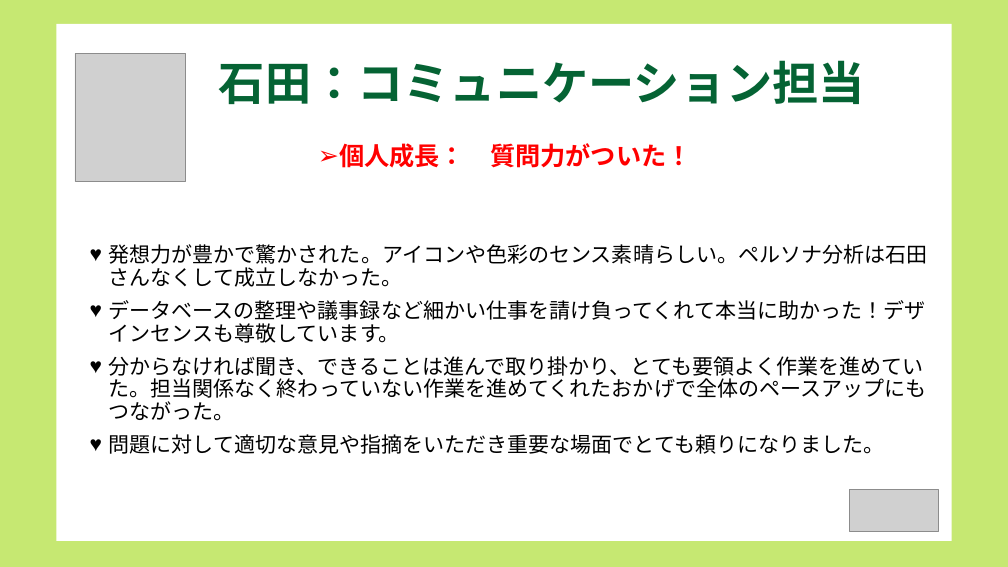
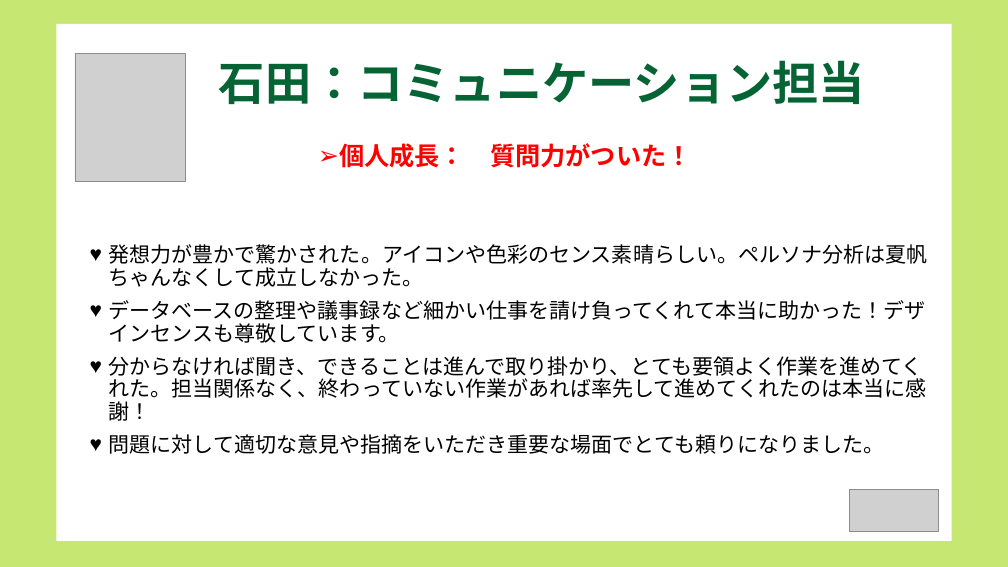
Before and after one commit to dojo2022/B-3, a slide deck: slide 15 of doc/コピー動画なし_B3炙りえんがわ_成果発表会資料.pptx. Drawn at 1008x567 pixels with LibreOffice and Linux fonts; fonts in the diff are those of the drawing; grey boxes stand for pictures. Boxes give left, top, right and bottom in pixels: in the first picture for what was removed or moved away, otherwise in the second. Text is boxed around its words. In the diff, an @@ line names an element or a change of style, - is before the commit and + after.

```diff
--- a/doc/コピー動画なし_B3炙りえんがわ_成果発表会資料.pptx
+++ b/doc/コピー動画なし_B3炙りえんがわ_成果発表会資料.pptx
@@ text at [109,244,928,287]: text changed @@
-♥ 発想力が豊かで驚かされた。アイコンや色彩のセンス素晴らしい。ペルソナ分析は石田さんなくして成立しなかった。
+♥ 発想力が豊かで驚かされた。アイコンや色彩のセンス素晴らしい。ペルソナ分析は夏帆ちゃんなくして成立しなかった。
@@ text at [109,356,927,421]: text changed @@
-♥ 分からなければ聞き、できることは進んで取り掛かり、とても要領よく作業を進めていた。担当関係なく終わっていない作業を進めてくれたおかげで全体のペースアップにもつながった。
+♥ 分からなければ聞き、できることは進んで取り掛かり、とても要領よく作業を進めてくれた。担当関係なく、終わっていない作業があれば率先して進めてくれたのは本当に感謝！
```
Also in this commit, not shown: 4 other slides changed, 1 other file.
